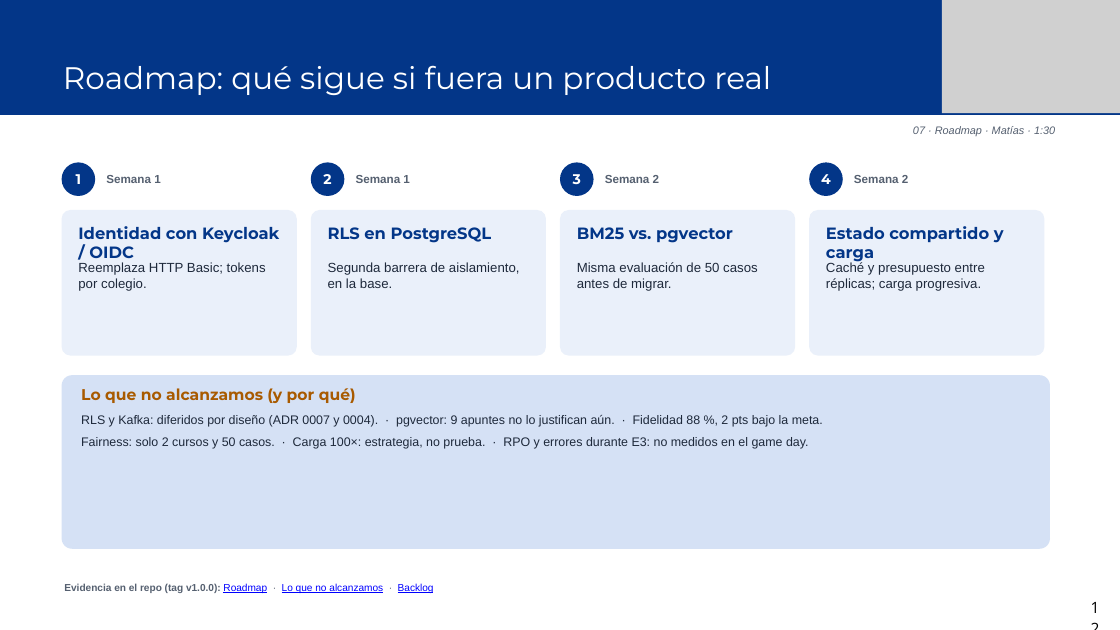
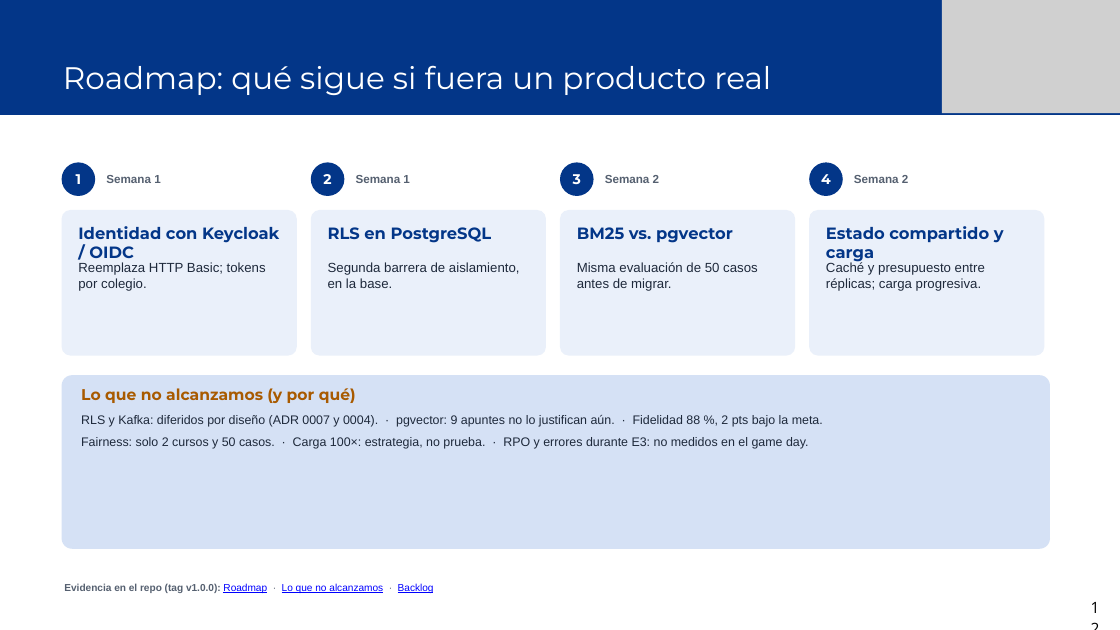
Before and after one commit to merinobranco10/equipo-aulaViva, a slide deck: slide 11 of docs/defensa/AulaViva_S18_Defensa_Deck.pptx (slide 12 before the commit). Drawn at 1120x630 pixels with LibreOffice and Linux fonts; fonts in the diff are those of the drawing; grey boxes stand for pictures. Boxes give left, top, right and bottom in pixels: in the first picture for what was removed or moved away, otherwise in the second. Text is boxed around its words. In the diff, an @@ line names an element or a change of style, - is before the commit and + after.

```diff
--- a/docs/defensa/AulaViva_S18_Defensa_Deck.pptx
+++ b/docs/defensa/AulaViva_S18_Defensa_Deck.pptx
@@ text removed at [913,126,1055,136] @@
-07 · Roadmap · Matías · 1:30
```
Also in this commit, not shown: 13 other slides changed, 2 other files.
